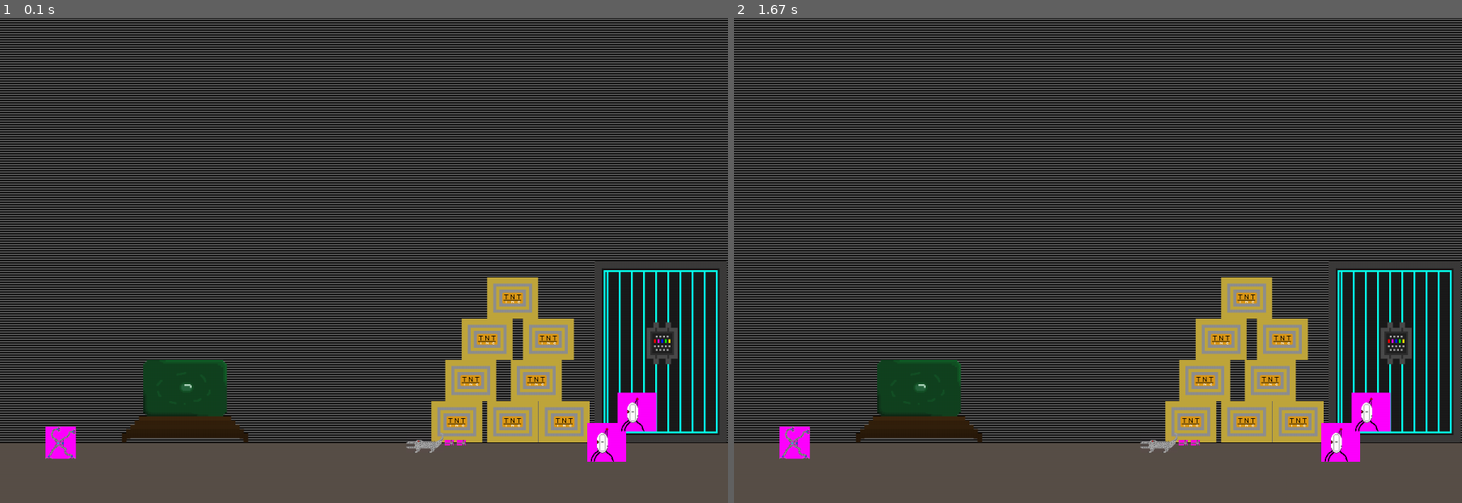
Above: before the commit, frames 1-2 (left to right).
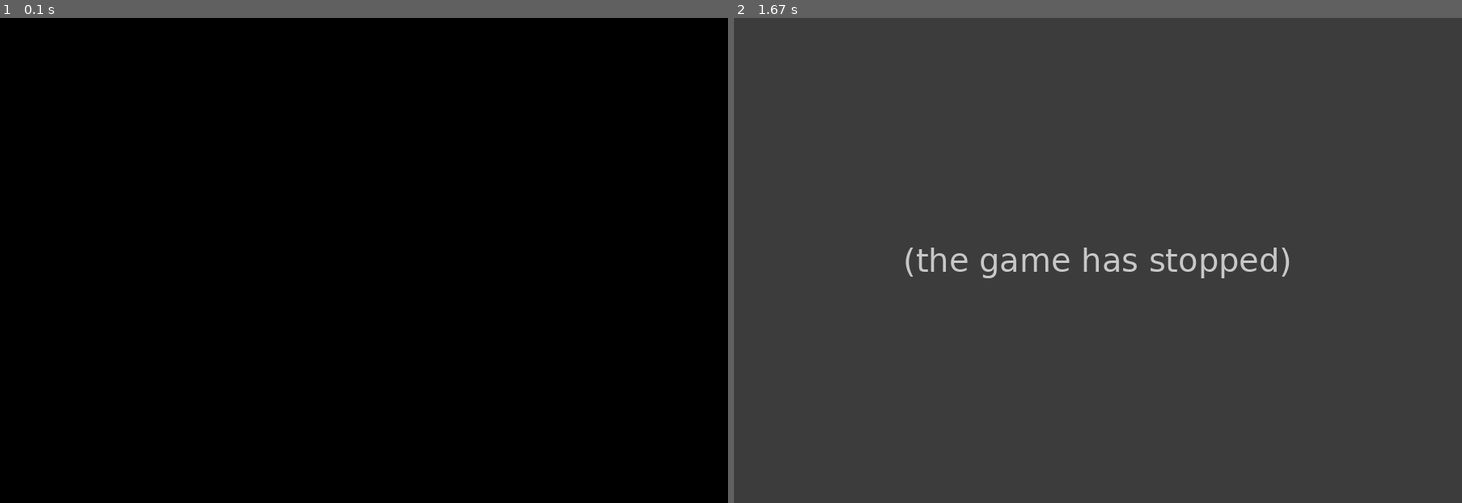
Above: after the commit, the same moments.

Repository: dmtcrafter/Py_Bots-pygame
Game: pygame game, started from game.py
The game is run twice, just before and just after one commit, with the same random seed, the same clock (stepped at 60 frames per second) and the same inputs.
Inputs:
- Up to frame 1 (0.1 s): no input
- Up to frame 2 (1.67 s): no input

The runs differ from the first frame. In frame 1, 74% of the frame differs, in the area x 0-100%, y 0-100%; in frame 2, 99%.
Error after the commit: TypeError: Bullet.__init__() missing 1 required positional argument: 'velo' (game.py line 128); the game stopped at 1 s (later frames are placeholders)

Commit message:
5/11/2022 3:30PM DMT 'Attempting to fix invisible/nonexistent bullets.'

Diff:
--- a/game.py
+++ b/game.py
@@ -3,6 +3,7 @@
 # import the pygame module
 import pygame
 
+import time
 from pygame.image import load
 # from pygame.math import Vector
 from pygame.math import Vector2
@@ -51,14 +52,13 @@
 
 
 class GameObjects(pygame.sprite.Sprite):
-    BULLET_SPEED = 3
     p_velo = Vector2(1, 0)
     e_velo = Vector2(-1, 0)
 
     def __init__(self):
         super().__init__()
 
-    def _get_all_sprites(self):
+    def get_sprites(self):
         all_sprites.add(*enemies, *player_bullets, *enemy_bullets)
 
         return all_sprites
@@ -66,12 +66,12 @@
 
 class Bullet(GameObjects):
 
-    def __init__(self, bullet_type, velo_type, position):
+    def __init__(self, bullet_type, position, velo):
         super().__init__()
         # copy vector
         self.surf = bullet_type
         self.rect = self.surf.get_rect()
-        self.direction = Vector2(velo_type)
+        self.direction = velo
         self.position = position
         self.bounding_rect = self.surf.get_bounding_rect()
 
@@ -120,13 +120,12 @@
             self.surf = load('./assets/imgs/turret_open.png').convert()
             self.rect = self.surf.get_rect(center=(x_pos, y_pos))
             self.functioning = True
-            self.direction = Vector2()
-            self.position = self.rect.left
+            self.position = self.rect.center
 
         def shoot(self):
             type_e = load('./assets/imgs/enemy_bullet.png').convert()
-            enemy_bullet_velocity = self.direction * self.BULLET_SPEED
-            enemy_bullet = Bullet(type_e, enemy_bullet_velocity, self.position)
+            enemy_bullet_velocity = Vector2(-1, 0)
+            enemy_bullet = Bullet(type_e, enemy_bullet_velocity, )
             enemy_bullets.add(enemy_bullet)
 
         def update(self):
@@ -144,8 +143,12 @@
         self.rect = self.surf.get_rect(center=(SCREEN_WIDTH-1100, SCREEN_HEIGHT-100))
 
     def shoot(self):
+        if pressed_keys[K_RIGHT]:
+            p_velo_1 = Vector2(2, 0)
+        else:
+            p_velo_1 = Vector2()
         type_p = load('./assets/imgs/player_bullet.png').convert()
-        player_bullet = Bullet(type_p, GameObjects.p_velo, player.rect.left)
+        player_bullet = Bullet(type_p, p_velo_1)
         player_bullets.add(player_bullet)
 
     def update(self, pressed_keys):
@@ -223,6 +226,10 @@
         if enemy:
             all_sprites.add(enemy)
 
+    while turret_1:
+        time.sleep(1)
+        turret_1.shoot()
+
     for player_bullet in player_bullets:
         if player_bullet:
             all_sprites.add(player_bullet)
@@ -234,4 +241,4 @@
     for entity in all_sprites:
         display.blit(entity.surf, entity.rect)
 
-    pygame.display.flip()
+    pygame.display.update()
